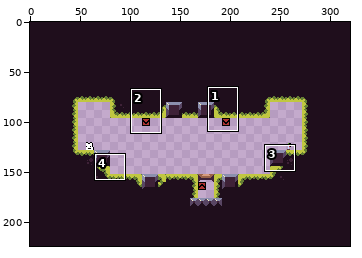
Two states of a pixel-art file, projects/coinrush/assets/levels/05.ase. The first picture is a wide view before the edit; the outline marks the close-up.
Close-up. Before:
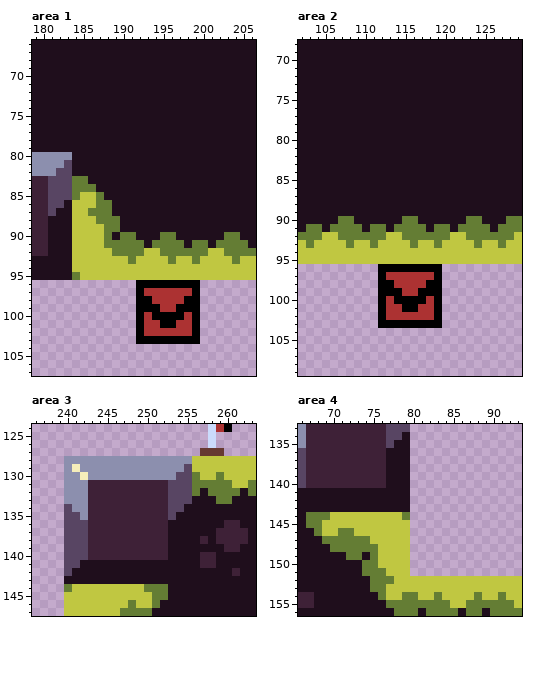
320x224 pixels, 1 frame. Shown: area 1: x 179..206, y 66..107; area 2: x 102..129, y 68..109; area 3: x 236..263, y 124..147; area 4: x 66..93, y 133..156. The commit also changed other parts of the picture, which this record leaves out.
The same view after the edit:
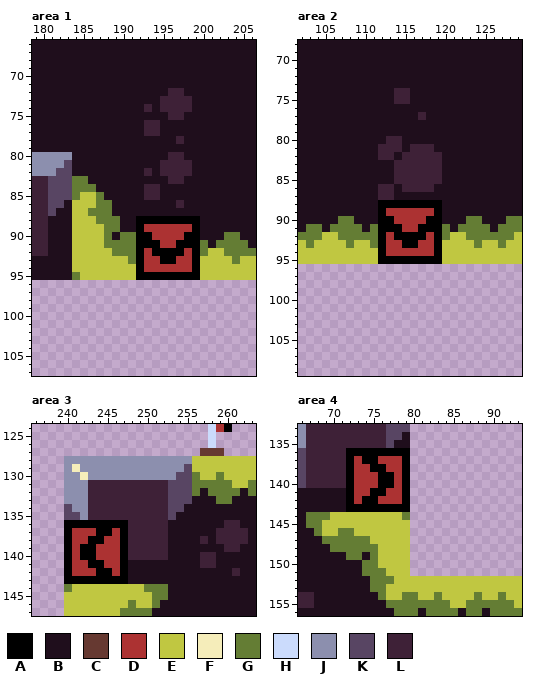
Palette (. is transparent): A #000000  B #1f0e1c  C #663931  D #ac3232  E #c0c741  F #f5edba  G #647d34  H #cbdbfc  J #8c8fae  K #584563  L #3e2137
What changed:
Changed rows in their new state; - is an unchanged pixel.
Area 1:
first column x 192:
 72 ----LL--
 73 ---LLLL-
 74 -L-LLLL-
 75 ----LL--
 76 -LL-----
 77 -LL-----
 78 -----L--
 80 ----LL--
 81 ---LLLL-
 82 -L-LLLL-
 83 ----LL--
 84 -LL-----
 85 -LL-----
 86 -----L--
 88 AAAAAAAA
 89 ADDDDDDA
 90 AADDDDAA
 91 AAADDAAA
 92 ADAAAADA
 93 ADDAADDA
 94 ADDDDDDA
 95 AAAAAAAA
 96 ........
 97 ........
 98 ........
 99 ........
100 ........
101 ........
102 ........
103 ........
Area 2:
first column x 112:
 74 --LL----
 75 --LL----
 77 -----L--
 80 -LL-----
 81 LLL-LLL-
 82 LL-LLLLL
 83 --LLLLLL
 84 --LLLLLL
 85 --LLLLLL
 86 LL-LLLL-
 87 LL------
 88 AAAAAAAA
 89 ADDDDDDA
 90 AADDDDAA
 91 AAADDAAA
 92 ADAAAADA
 93 ADDAADDA
 94 ADDDDDDA
 95 AAAAAAAA
 96 ........
 97 ........
 98 ........
 99 ........
100 ........
101 ........
102 ........
103 ........
Area 3:
first column x 240:
136 AAAAAAAA
137 ADDDAADA
138 ADDAADDA
139 ADAADDDA
140 ADAADDDA
141 ADDAADDA
142 ADDDAADA
143 AAAAAAAA
Area 4:
first column x 72:
136 AAAAAAAA
137 ADAADDDA
138 ADDAADDA
139 ADDDAADA
140 ADDDAADA
141 ADDAADDA
142 ADAADDDA
143 AAAAAAAA
